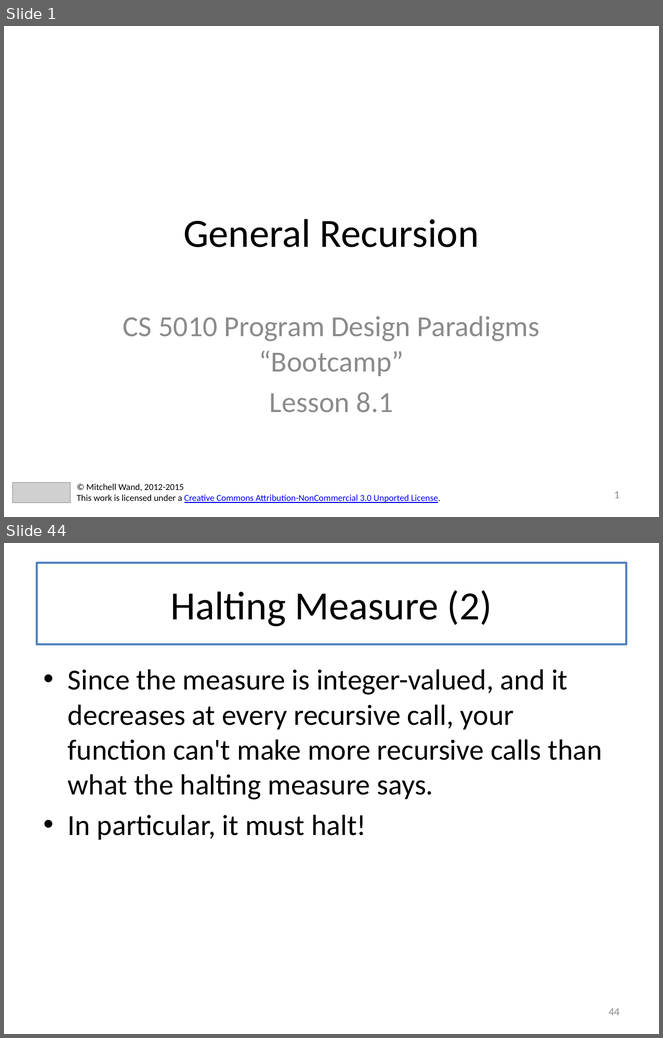
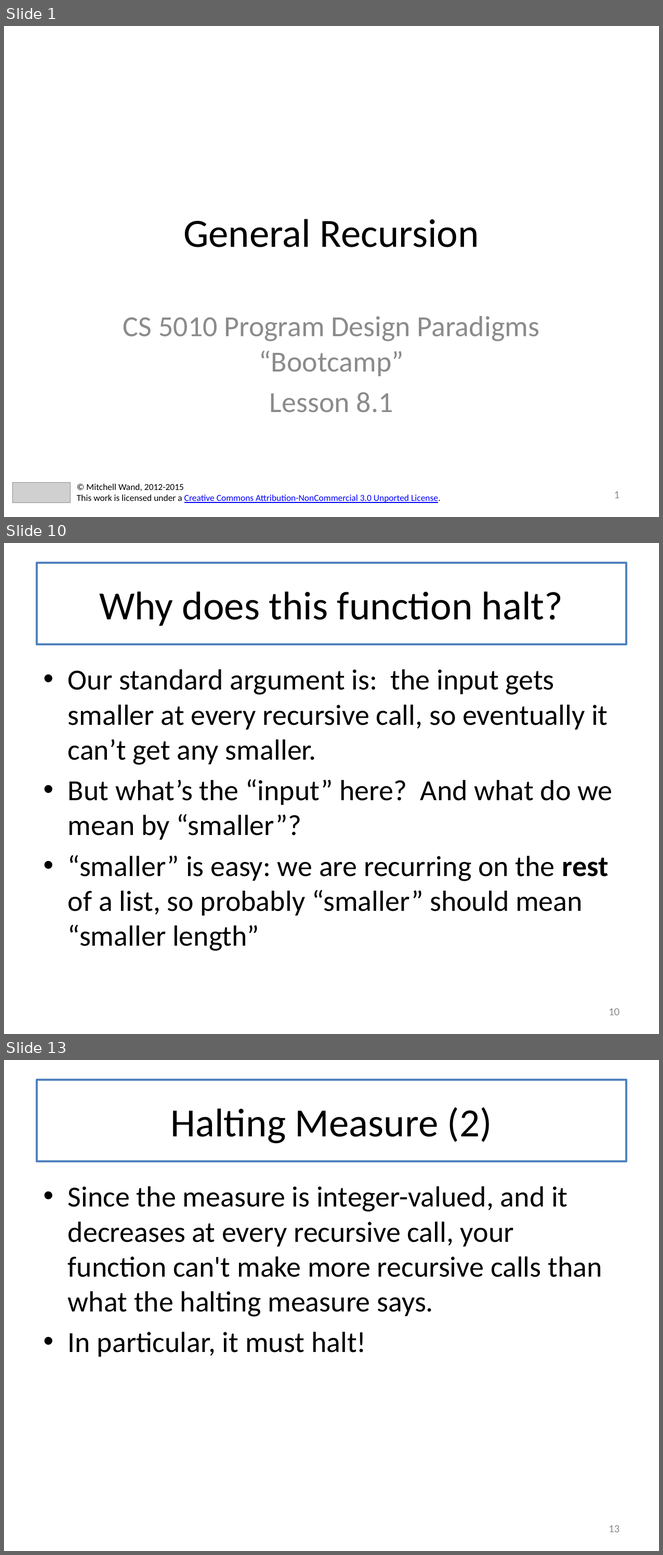
Before and after one commit to mwand/cs5010f17, a slide deck: Slides/Lesson 8.1-8.2 General Recursion.pptx. Shown one above the other, each under a label of ours: slides 1 and 44 before the commit, slides 1, 10 and 13 after it; the slides between them are not shown. The pictures are 663x1038 and 663x1555 pixels, drawn with LibreOffice and Linux fonts; fonts in the diff are those of the drawing; grey boxes stand for pictures. Boxes give left, top, right and bottom in pixels: in the first picture for what was removed or moved away, otherwise in the second. Text is boxed around its words. In the diff, an @@ line names an element or a change of style, - is before the commit and + after.

```diff
--- a/Slides/Lesson 8.1-8.2 General Recursion.pptx
+++ b/Slides/Lesson 8.1-8.2 General Recursion.pptx
@@ slide 10 added at bbox=[4, 543, 659, 1034], background #FFFFFF @@
@@ title added at bbox=[37, 563, 626, 644], fill #FFFFFF, outline #4F81BD 2.25 pt, 44 pt, text #000000 @@
+Why does this function halt?
@@ text added at bbox=[68, 669, 612, 951], 32 pt, text #000000 @@
+• Our standard argument is: the input gets smaller at every recursive call, so eventually it can’t get any smaller.
+• But what’s the “input” here? And what do we mean by “smaller”?
+• “smaller” is easy: we are recurring on the rest of a list, so probably “smaller” should mean “smaller length”
@@ page number added at bbox=[609, 1008, 620, 1016], 12 pt, text #8C8C8C @@
+10
@@ what was slide 44 is now slide 13 @@
@@ page number at bbox=[609, 1525, 620, 1533]: text changed @@
-44
+13
```
Also in this commit, not shown: 6 slides changed, 8 other slides added, 1 slide removed, 1 other file.
